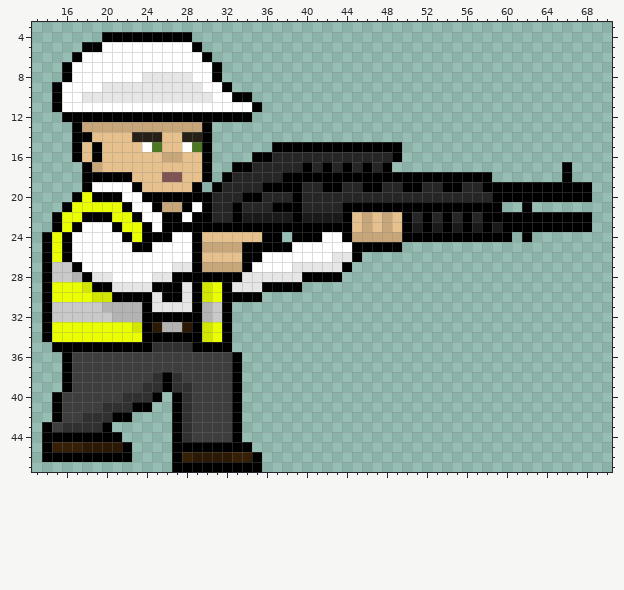
Sprite sheet -- Zombi Slayers/Assets/Resources/Arts/Player Characters/fletcher_animation_frames/fletcher_run2.png. The picture above is the old version.
The file is 384x192 pixels, drawn in blocks of 4x4; one block is one cell here. Colours within 5 levels of each other are drawn and written as one. Shown: x 13..70, y 3..47.
Now the later version:
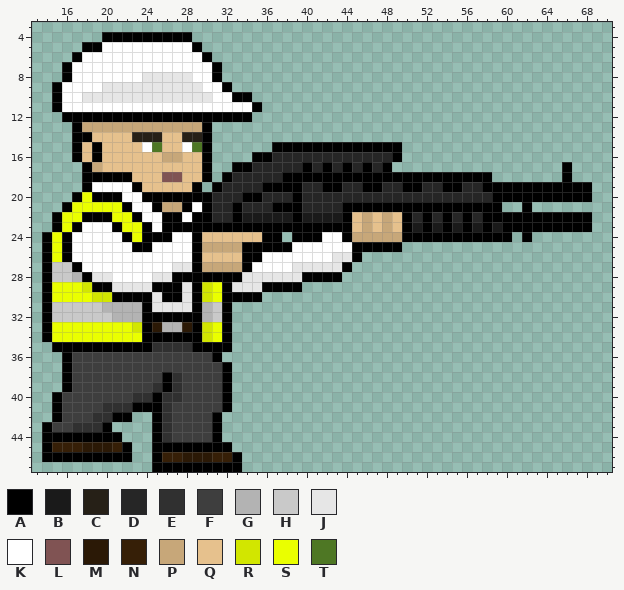
Palette (. is transparent): A #000000  B #1a1a1a  C #262017  D #262626  E #303030  F #3e3e3e  G #b3b3b3  H #c9c9c9  J #e6e6e6  K #ffffff  L #805353  M #2b1906  N #361f07  P #c7a779  Q #e6c18d  R #d2e600  S #eaff00  T #4e7724
From the commit log: 2 of fletchers run animation frames have been fixed
Edits made:
Changed rows in their new state; - is an unchanged pixel.
first column x 16:
36 ---------------A..--
37 ----------------A.--
38 ---------F------A.--
39 --------F---F---A.--
40 ------F---EEF---A.--
41 ---------AEFF---A.--
42 --F------AEFF--A..--
43 F--------AEFF--A..--
44 ---------AEFF--A..--
45 -----N---AA------..-
46 ---------ANNM--NNA..
47 ---------AA-------..
